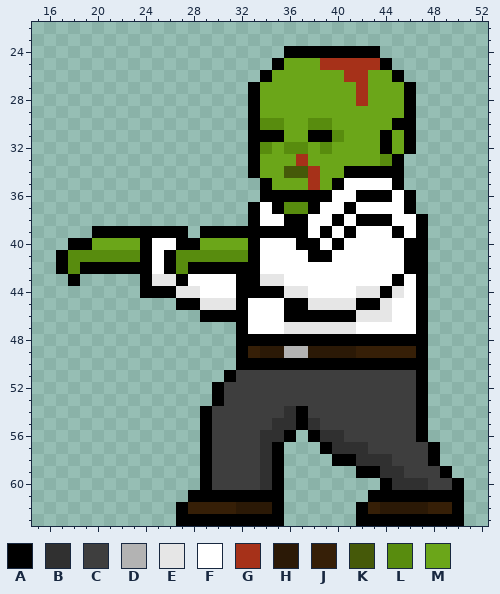
One commit to this pixel-art sprite: Zombi Slayers/Assets/Resources/Arts/Zombies/zombie_normal_animation_frames/zombie_normal_attack3.png. The picture above was drawn from the file before the commit.
The file is 256x192 pixels, drawn in blocks of 4x4; one block is one cell here. Shown: x 15..52, y 22..63. The old version is drawn lined up with the new one, on the new canvas.
Palette (. is transparent): A #000000  B #303030  C #3e3e3e  D #b3b3b3  E #e6e6e6  F #ffffff  G #a63119  H #2b1906  J #361f07  K #455909  L #588c0e  M #6ba619
Pixels before, first column x 17:
24 ...................AAAAAAAA.......
25 ..................AMMMGGGGGA......
26 .................AMMMMMMGGMMA.....
27 ................AMMMMMMMMGMMMA....
28 ................AMMMMMMMMGMMMA....
29 ................AMMMMMMMMMMMMA....
30 ................ALLMMLLMMMMMAA....
31 ................AAAMMAALMMMAMA....
32 ................ALMLLMLMMMMAMA....
33 ................AMMMGMMMMMMLA.....
34 ................AMMKKGMMAAAAA.....
35 .................AMMMGMAFFFFA.....
36 .................AAAAAAFFAAAFA....
37 ................AFALLAFFAFFFFA....
38 ................AFFAAFFAFAAAFFA...
39 ...AAAAAAAA.AAAAAAAAAFAFAFFFAFA...
40 .AAMMMMAFFAAMMMMAFFFAAFAFFFFFAA...
41 ALLLLLLAFALLLLLLAFFFFAAFFFFFFAA...
42 ALAAAAAAFALAAAAAAFFFFFFFFFFFFAA...
43 .A.....AEEAFFFFAAEEFFFFFFFFFAFA...
44 .......AAAEEFFFAAAAEEFFFFEEAEFA...
45 ..........AAEEEAFFFAAEEEEAAEFFA...
46 ............AAAAFFFAAAAAAEEEFFA...
47 ...............AFFFEEEEEEFFFFFA...
48 ...............AAAAAAAAAAAAAAAA...
49 ...............AJHHDDHHHHJJJJJA...
50 ...............AAAAAAAAAAAAAAAA...
51 ..............ACCCCCCCCCCCCCCCA...
52 .............ACCCCCCCCCCCCCCCCA...
53 .............ACCCCCCCCCCCCCCCCA...
54 ............ACCCCCCBACCCCCCCCCA...
55 ............ACCCCCBBABCCCCCCCCA...
56 ............ACCCCBBA.ABBCCCCCCA...
57 ............ACCCCBA...ABBBCCCCCA..
58 ............ACCCCBA....AABBBCCCA..
59 ............ACCCCBA......AABBCCCA.
60 ............ACCCCBA........ABBBCCA
61 ...........AAAAAAAA.......AAAAAAAA
62 ..........AJJJJHHHA......AJHHHHJJA
63 ..........AAAAAAAAA......AAAAAAAAA
The same view after the edit:
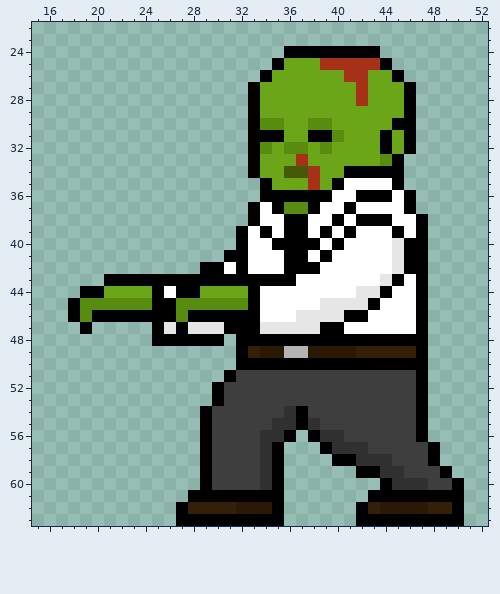
Log entry: added static pose of normal zombi and remade one of the frames of normal zombis attack animation
What changed:
canvas 64x48 -> 64x64, the old top-left corner now at 0,16
The author put colour A in row 43 at x 21 to 23; in row 44 at x 19 to 20; in row 45 at x 18 and 25 to 26; in row 46 at x 18, 20 to 26 and 28; in row 47 at x 19, 25, 27 and 31; in row 48 at x 25 to 30.
Colour E becomes colour A in row 43 at x 25 to 26 and 34 to 35; in row 44 at x 27 to 28; in row 46 at x 42; in row 47 at x 39 to 40.
Colour F becomes colour A in row 40 at x 35 to 36; in row 41 at x 36 to 37; in row 42 at x 36 to 38; in row 43 at x 28 to 31 and 36; in rows 45 to 47 at x 33.
Colour L becomes colour A in row 41 at x 31 to 32.
Colour M becomes colour A in row 40 at x 32.
The author put colour E in row 47 at x 26 and 28 to 30.
Colour A becomes colour E in row 45 at x 42; in row 46 at x 37 to 40.
Colour F becomes colour E in rows 40 to 42 at x 45; in row 43 at x 44; in row 47 at x 34 to 35.
Colour A becomes colour F in row 39 at x 33 and 35; in row 40 at x 33; in row 41 at x 33 and 38; in row 42 at x 31 and 33; in row 44 at x 26 and 34 to 35; in row 45 at x 36 to 37.
Colour A becomes colour F in row 46 at x 36.
Colour E becomes colour F in row 44 at x 36 to 37 and 45; in row 45 at x 38 and 44; in row 46 at x 43 to 44; in row 47 at x 41.
The author put colour L in row 45 at x 19 to 24; in row 46 at x 19 and 27.
Colour A becomes colour L in row 45 at x 27 to 28 and 32.
Colour E becomes colour L in row 45 at x 29 to 31.
The author put colour M in row 44 at x 21 to 23.
Colour A becomes colour M in row 44 at x 24 and 32.
Colour F becomes colour M in row 44 at x 29 to 31.
Colour A is removed in row 39 at x 20 to 27 and 29 to 31; in row 40 at x 18 to 19, 24 and 27 to 28; in row 41 at x 17, 24 and 26; in row 42 at x 17, 19 to 24, 26 and 28; in row 43 at x 18.
Colour F is removed in row 40 at x 25 to 26; in rows 41 to 42 at x 25.
Colour L is removed in row 41 at x 18 to 23 and 27 to 30; in row 42 at x 18 and 27.
Colour M is removed in row 40 at x 20 to 23 and 29 to 31.
Changed places in both pictures, as pixel boxes (x1, y1, x2, y2):
changed: (56, 226, 404, 346)
